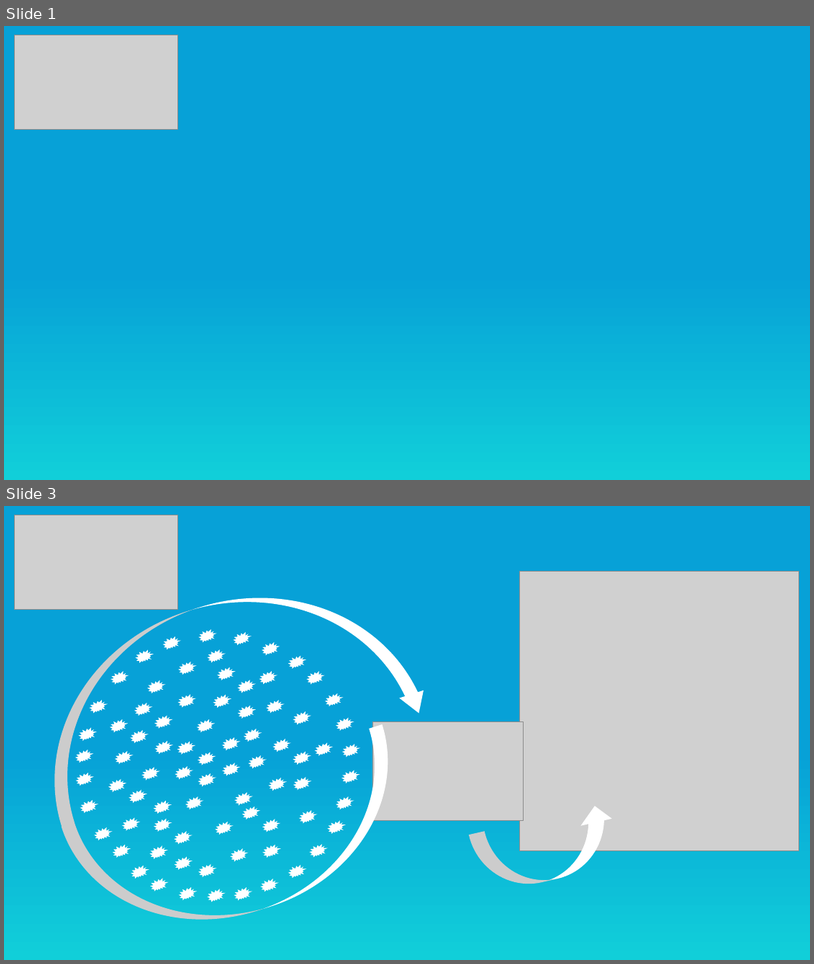
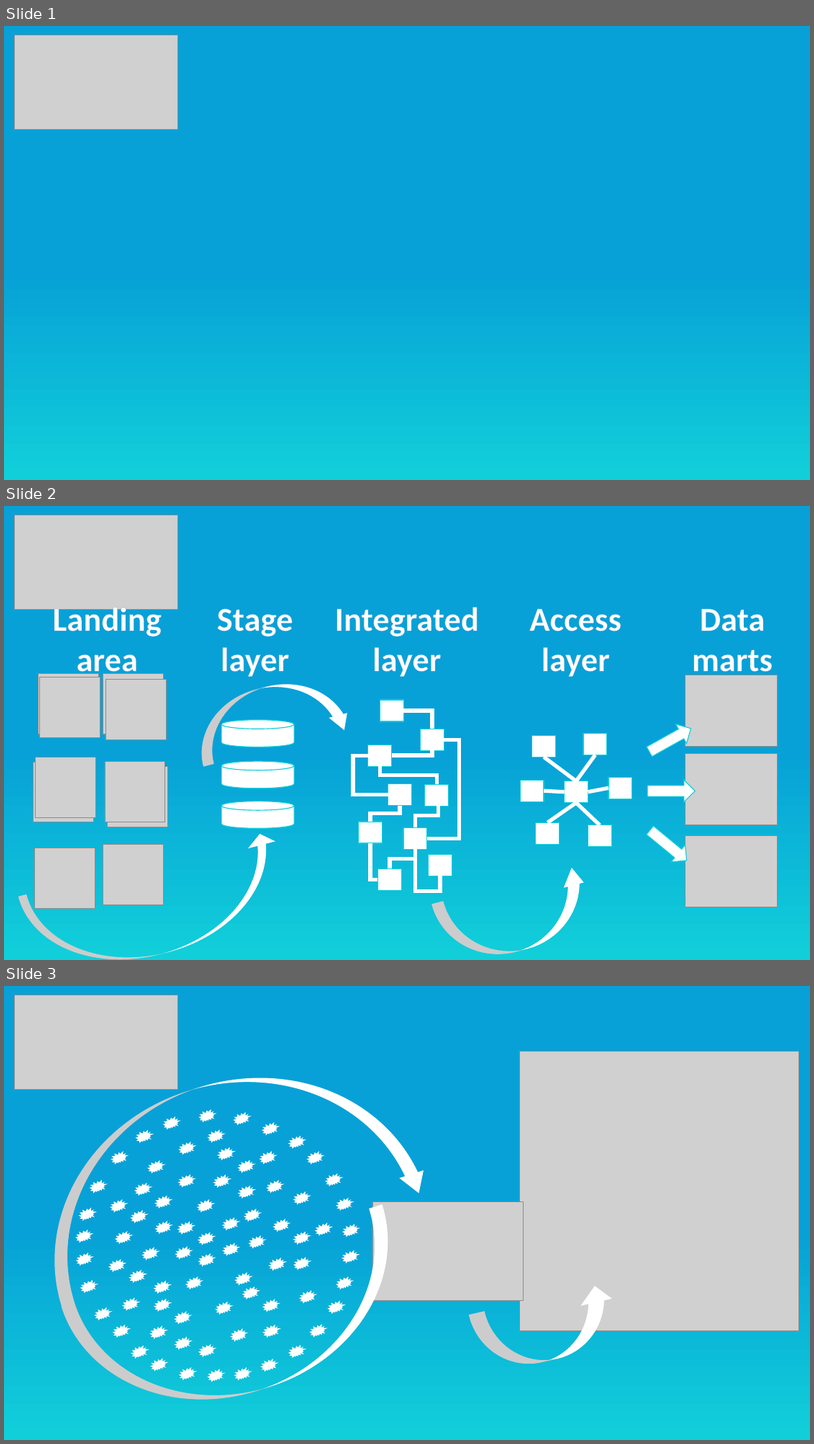
Before and after one commit to dwhacademy/dwhacademy, a slide deck: themes/hugo-elate-theme/static/images/Pictures for blog.pptx. Shown one above the other, each under a label of ours: slides 1 and 3 before the commit, slides 1, 2 and 3 after it; the slides between them are not shown. The pictures are 814x964 and 814x1444 pixels, drawn with LibreOffice and Linux fonts; fonts in the diff are those of the drawing; grey boxes stand for pictures. Boxes give left, top, right and bottom in pixels: in the first picture for what was removed or moved away, otherwise in the second. Text is boxed around its words. In the diff, an @@ line names an element or a change of style, - is before the commit and + after.

Commit message:
added 2nd picture with dwh layers

```diff
--- a/themes/hugo-elate-theme/static/images/Pictures for blog.pptx
+++ b/themes/hugo-elate-theme/static/images/Pictures for blog.pptx
@@ slide 2 added at [4,506,810,960], background gradient #07A1D7 to #11CFD9 @@
@@ picture added at [14,515,178,610] @@
@@ text added at [53,602,162,680], 40 pt, text #FFFFFF, bold @@
+Landing area
@@ text added at [217,608,293,677], 40 pt, text #FFFFFF, bold @@
+Stage layer
@@ text added at [335,607,479,677], 40 pt, text #FFFFFF, bold @@
+Integrated layer
@@ text added at [530,609,622,677], 40 pt, text #FFFFFF, bold @@
+Access layer
@@ text added at [692,609,773,680], 40 pt, text #FFFFFF, bold @@
+Data marts
@@ picture added at [38,674,98,734] @@
@@ picture added at [40,677,100,737] @@
@@ picture added at [103,674,164,734] @@
@@ curved left arrow added at [188,668,353,767], fill #FFFFFF @@
@@ picture added at [686,674,778,746] @@
@@ picture added at [106,679,166,739] @@
@@ cylinder added at [221,720,294,746], fill #FFFFFF, outline #11CFD9 1 pt @@
@@ up arrow added at [645,718,697,762], fill #FFFFFF, outline #11CFD9 1 pt @@
@@ picture added at [33,762,93,822] @@
@@ picture added at [36,757,96,818] @@
@@ picture added at [105,762,165,822] @@
@@ cylinder added at [221,762,294,788], fill #FFFFFF, outline #11CFD9 1 pt @@
@@ group added at [521,733,633,847]: 7 rectangles, 6 lines @@
@@ picture added at [686,754,778,825] @@
@@ picture added at [108,766,168,826] @@
@@ up arrow added at [648,780,695,802], fill #FFFFFF, outline #11CFD9 1 pt @@
@@ cylinder added at [221,801,294,829], fill #FFFFFF, outline #11CFD9 1 pt @@
@@ up arrow added at [643,821,694,869], fill #FFFFFF, outline #11CFD9 1 pt @@
@@ curved left arrow added at [18,831,296,960], fill #FFFFFF @@
@@ picture added at [35,848,95,908] @@
@@ picture added at [103,844,164,905] @@
@@ group added at [353,700,460,890]: 10 elbow lines, 9 rectangles @@
@@ picture added at [686,836,778,907] @@
@@ curved left arrow added at [432,865,599,960], fill #FFFFFF @@
```
Also in this commit, not shown: 1 slide removed, 4 other files.
